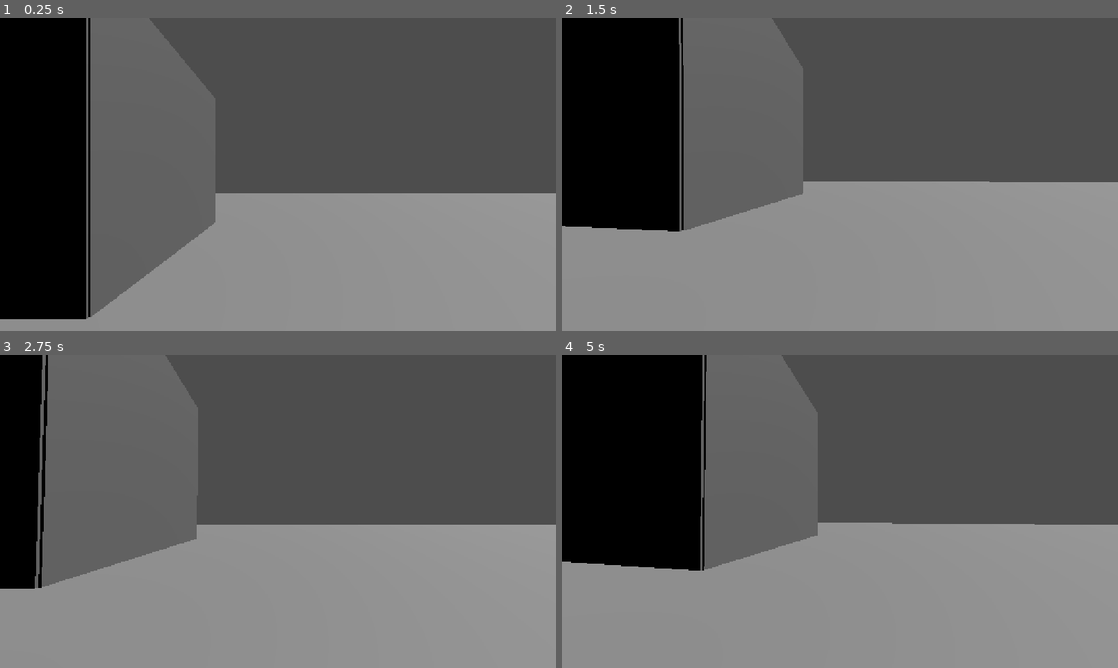
Above: before the commit, frames 1-4 (two rows, left to right).
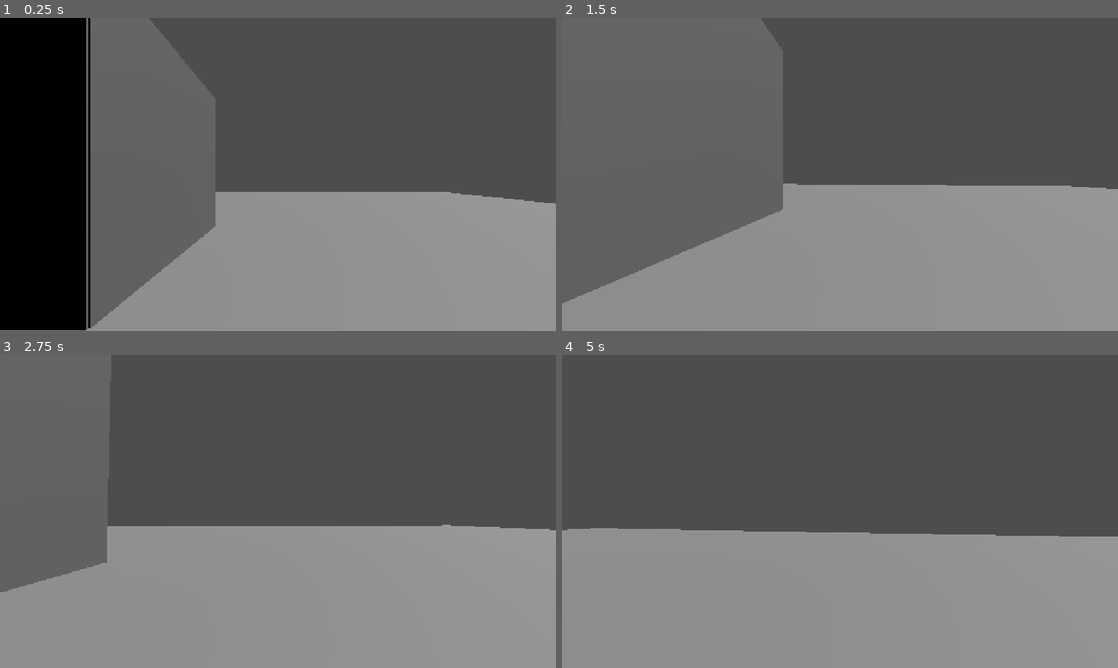
Above: after the commit, the same moments.

Repository: electrp/ggj25
Game: Godot game, scene res://roomTest.tscn
The game is run twice, just before and just after one commit, with the same random seed, the same clock (stepped at 60 frames per second) and the same inputs.
Inputs (mouse positions are in pixels of both pictures, inside the frame that each line leads up to):
- Up to frame 1 (0.25 s): no input
- Up to frame 2 (1.5 s): move the mouse to (867, 174) at 0.52 s; hold Up (ui_up) from 0.53 s (still down); click (867, 174) at 0.67 s; tap Space (ui_accept) at 0.77 s; move the mouse to (812, 174) at 1.27 s
- Up to frame 3 (2.75 s): keep holding Up (ui_up); tap Space (ui_accept) at 1.52 s; move the mouse to (289, 505) at 2.02 s
- Up to frame 4 (5 s): keep holding Up (ui_up); move the mouse to (834, 517) at 2.77 s; click (834, 517) at 2.92 s; tap Space (ui_accept) at 3.02, 3.77, 4.52 s; move the mouse to (878, 514) at 3.52 s; tap Enter at 4.25 s; move the mouse to (795, 508) at 4.27 s

The runs differ from the first frame. In frame 1, 1.6% of the frame differs, in the area x 0-100%, y 55-100%; in frame 2, 20%; in frame 3, 7.9%; in frame 4, 22%, in the area x 0-100%, y 0-69%.

Commit message:
fixing player movement

Diff:
--- a/ggj25/roomTest.tscn
+++ b/ggj25/roomTest.tscn
@@ -1,12 +1,10 @@
-[gd_scene load_steps=2 format=3 uid="uid://bjxu7ymt3wlsv"]
+[gd_scene load_steps=3 format=3 uid="uid://bjxu7ymt3wlsv"]
 
-[ext_resource type="PackedScene" uid="uid://cka0dqv71tcmo" path="res://Player.tscn" id="1_p1pp2"]
+[ext_resource type="PackedScene" uid="uid://b5logkqgxqaun" path="res://Player.tscn" id="1_p1pp2"]
+
+[sub_resource type="BoxMesh" id="BoxMesh_kqw4f"]
 
 [node name="Node3D" type="Node3D"]
-
-[node name="Floor" type="CSGBox3D" parent="."]
-transform = Transform3D(-129.523, 0, 0, 0, -3.46743e-06, 0.258097, 0, -79.3255, -1.12817e-08, 0, 0.997602, 0)
-use_collision = true
 
 [node name="WallLeft" type="CSGBox3D" parent="."]
 transform = Transform3D(10, 0, 0, 0, 9.49386, 0, 0, 0, 0.266045, -0.0106361, 5.60184, -5.15279)
@@ -29,3 +27,11 @@
 
 [node name="Player" parent="." instance=ExtResource("1_p1pp2")]
 transform = Transform3D(1, 0, 0, 0, 1, 0, 0, 0, 1, 9.73375, 4.21921, 0.0133736)
+
+[node name="CSGBox3D" type="CSGBox3D" parent="."]
+transform = Transform3D(100, 0, 0, 0, 1, 0, 0, 0, 100, 0, 0, 0)
+use_collision = true
+
+[node name="MeshInstance3D" type="MeshInstance3D" parent="CSGBox3D"]
+mesh = SubResource("BoxMesh_kqw4f")
+skeleton = NodePath("")
